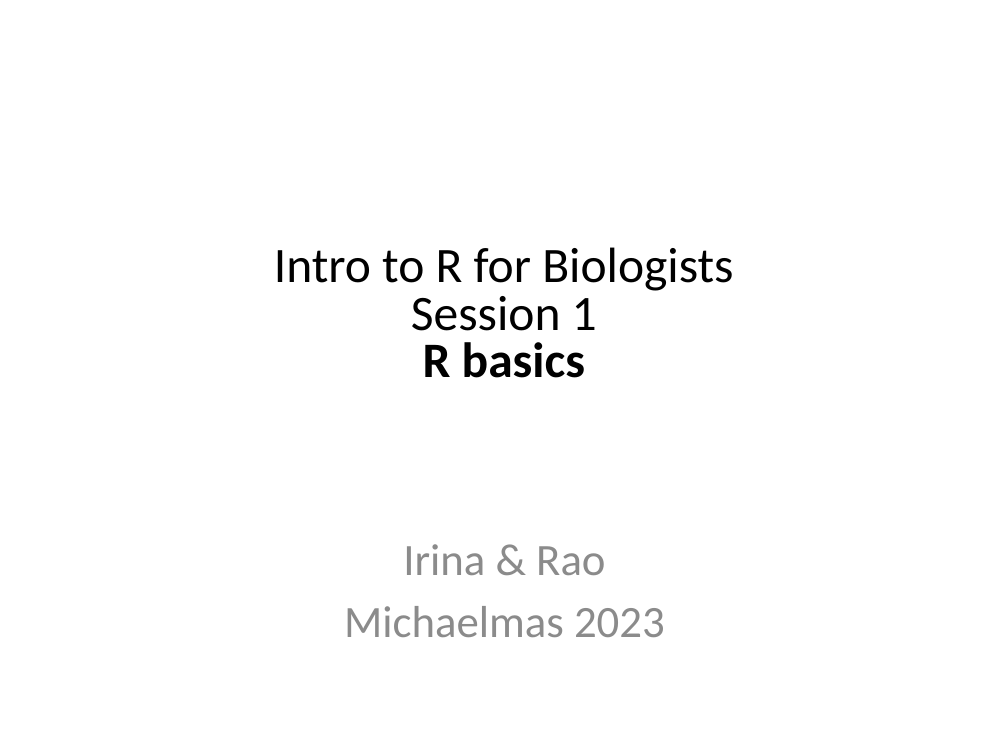
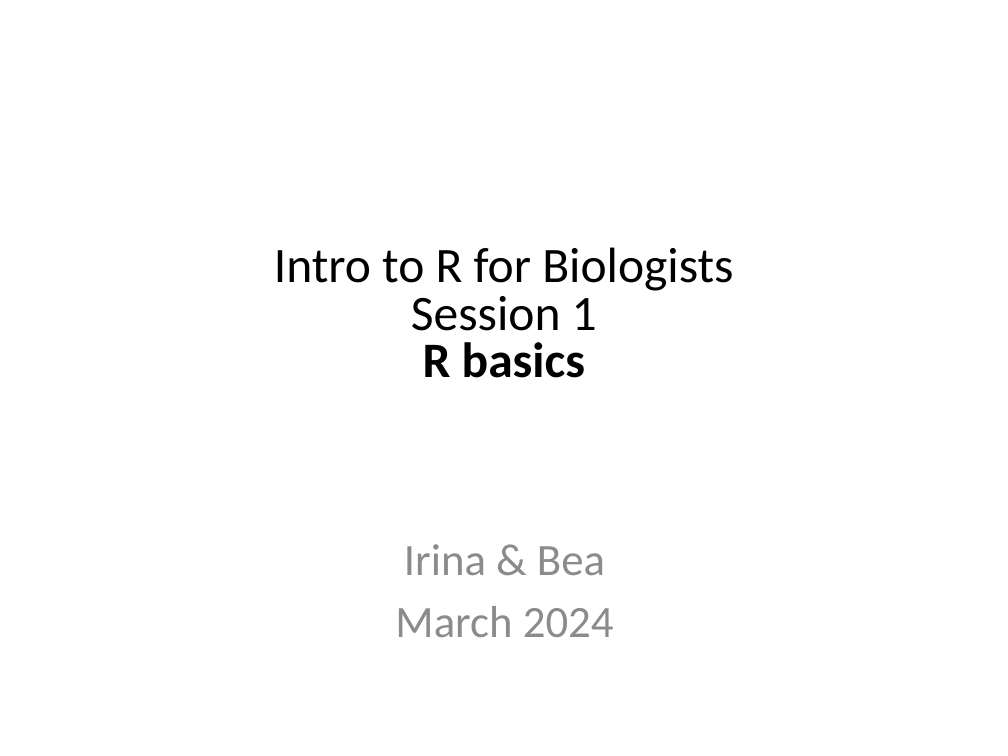
Before and after one commit to Chelysheva/MSD_R_course_lateMarch2024, a slide deck: slide 2 of powerpoint/Session1.pptx. Drawn at 1008x756 pixels with LibreOffice and Linux fonts; fonts in the diff are those of the drawing. Boxes give left, top, right and bottom in pixels: in the first picture for what was removed or moved away, otherwise in the second. Text is boxed around its words. In the diff, an @@ line names an element or a change of style, - is before the commit and + after.

```diff
--- a/powerpoint/Session1.pptx
+++ b/powerpoint/Session1.pptx
@@ text at [395,544,614,637]: text changed @@
-Irina & Rao
-Michaelmas 2023
+Irina & Bea
+March 2024
```
Also in this commit, not shown: 2 other slides changed, 1 other file.
